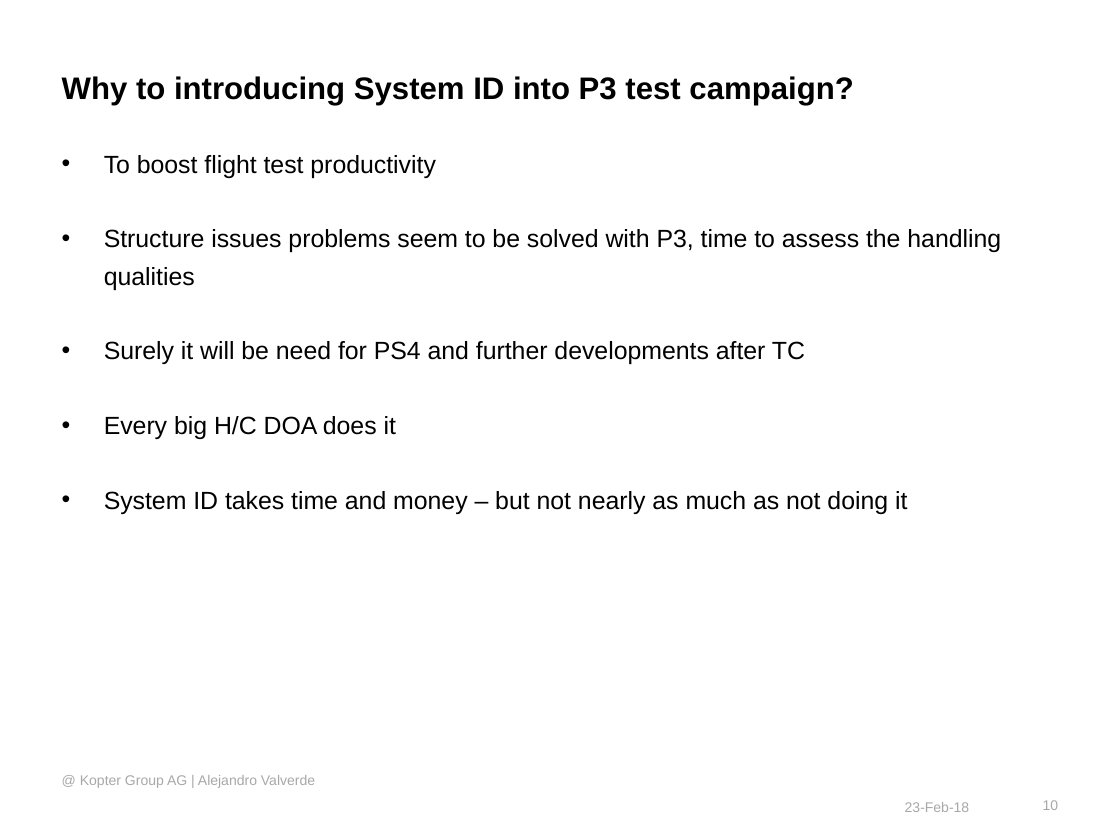
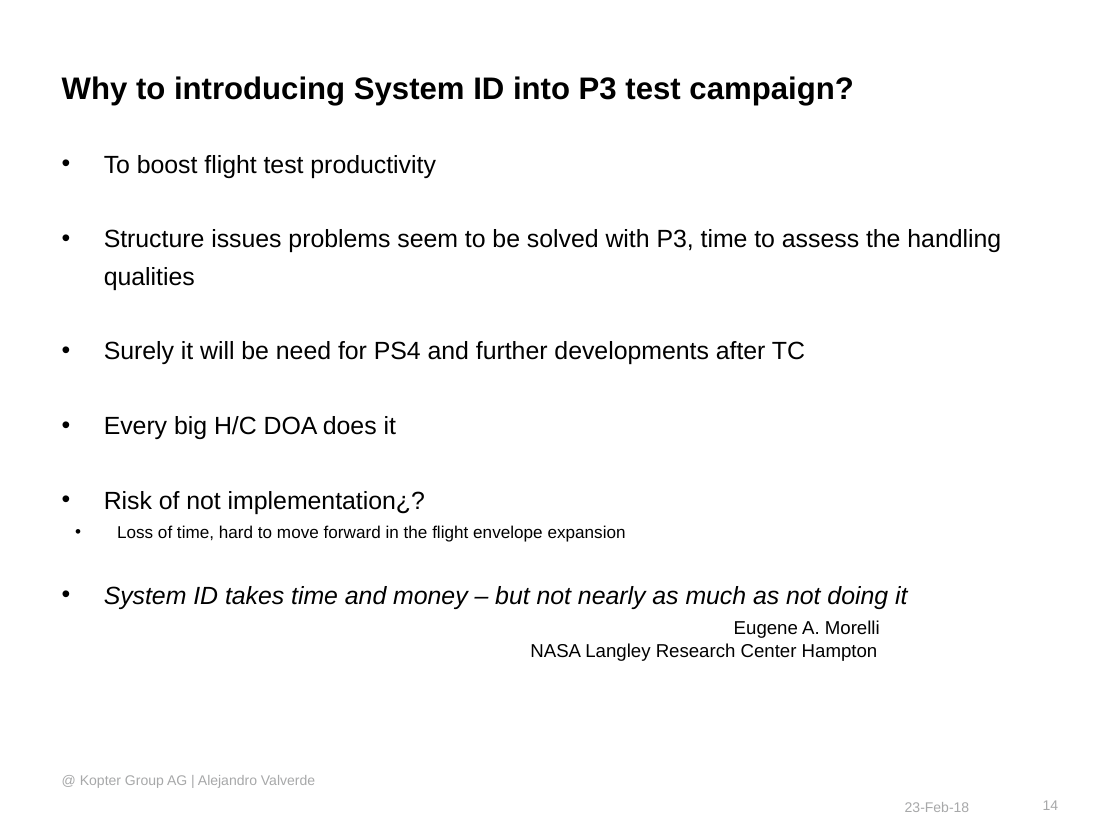
Before and after one commit to wuyou33/kopter, a slide deck: slide 14 of s_id/docs/System Identification to support Flight Test activities - proposal.pptx (slide 10 before the commit). Drawn at 1120x840 pixels with LibreOffice and Linux fonts; fonts in the diff are those of the drawing; background and template pictures are left out. Boxes give left, top, right and bottom in pixels: in the first picture for what was removed or moved away, otherwise in the second. Text is boxed around its words. In the diff, an @@ line names an element or a change of style, - is before the commit and + after.

```diff
--- a/s_id/docs/System Identification to support Flight Test activities - proposal.pptx
+++ b/s_id/docs/System Identification to support Flight Test activities - proposal.pptx
@@ text at <box>104,491,907,661</box>: text changed @@
-• System ID takes time and money – but not nearly as much as not doing it
+• Risk of not implementation¿?
+    • Loss of time, hard to move forward in the flight envelope expansion
+• System ID takes time and money – but not nearly as much as not doing it
+  Eugene A. Morelli
+  NASA Langley Research Center Hampton
@@ page number at <box>1043,800,1059,810</box>: text changed @@
-10
+14
```
Also in this commit, not shown: 3 other slides changed, 4 slides added, 1 other file.
